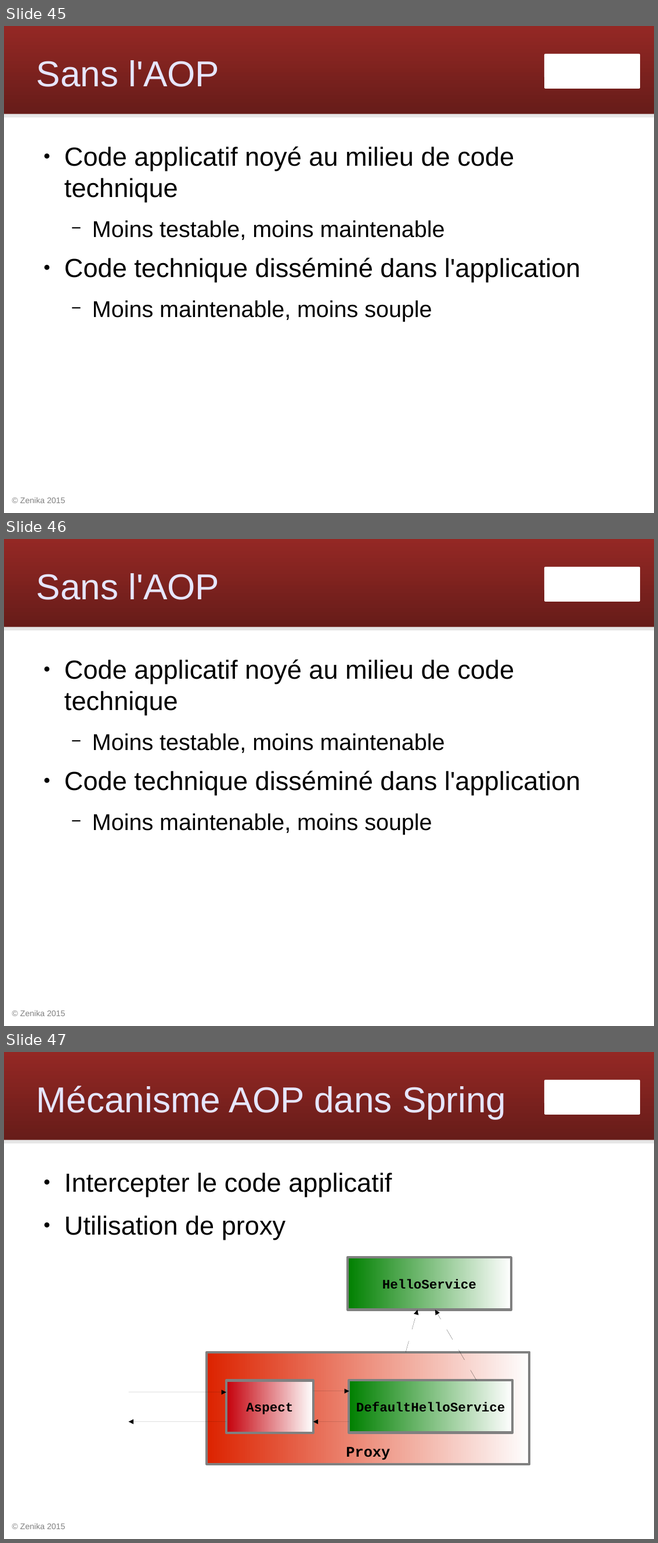
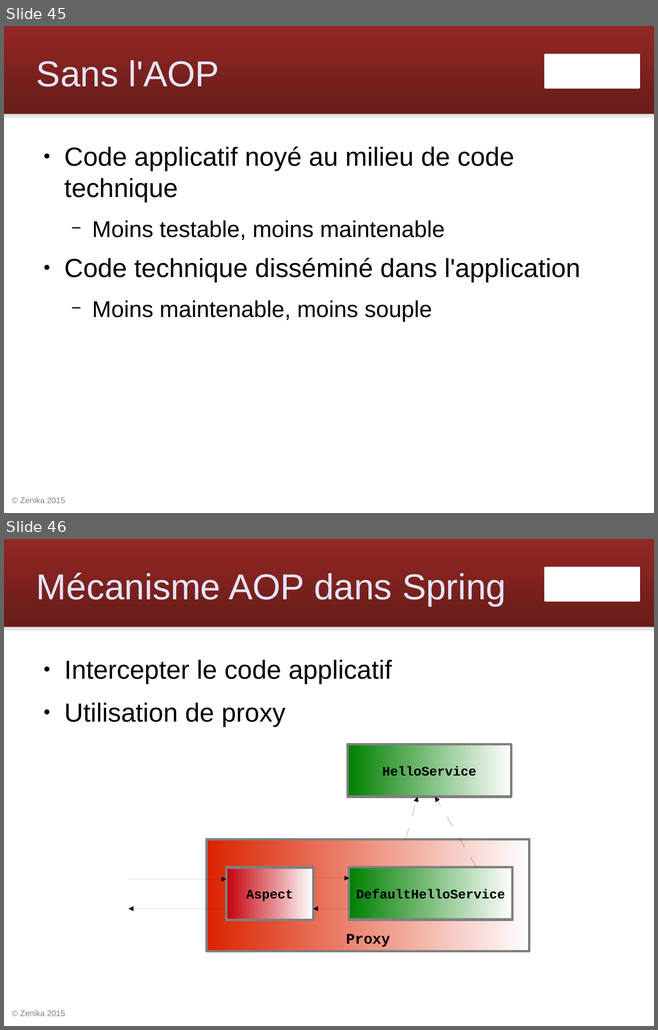
Before and after one commit to Zenika/workshop-spring-core, a slide deck: spring-workshop.odp. Shown one above the other, each under a label of ours: slides 45, 46 and 47 before the commit, slides 45 and 46 after it. The pictures are 658x1543 and 658x1030 pixels, drawn with LibreOffice and Linux fonts; fonts in the diff are those of the drawing; background and template pictures are left out. Boxes give left, top, right and bottom in pixels: in the first picture for what was removed or moved away, otherwise in the second. Text is boxed around its words. In the diff, an @@ line names an element or a change of style, - is before the commit and + after.

```diff
--- a/spring-workshop.odp
+++ b/spring-workshop.odp
@@ slide 46 removed at [4, 539, 654, 1026], background #FFFFFF; not listed: 4 template elements that a slide beside it also shows @@
@@ title removed at [36, 573, 220, 600] @@
-Sans l'AOP
@@ text removed at [64, 659, 580, 834] @@
-● Code applicatif noyé au milieu de code technique
-  − Moins testable, moins maintenable
-● Code technique disséminé dans l'application
-  − Moins maintenable, moins souple
@@ what was slide 47 is now slide 46 @@
```
Also in this commit, not shown: 1 slide changed, 2 other files.
